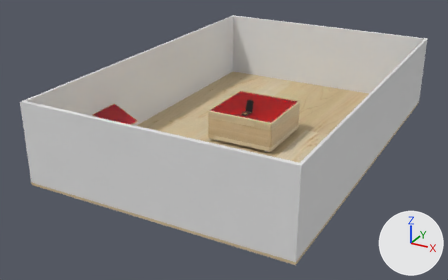
One commit to the Blender file Model_Final.blend: the scene before it, then after it.
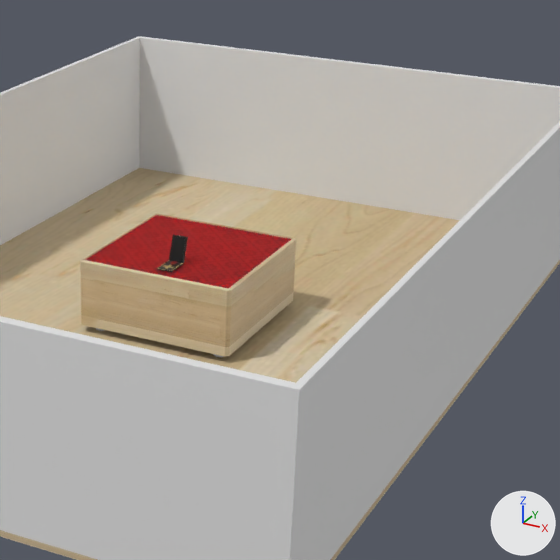
Each version appears first whole from a 50 mm lens placed at (10.26, -21.22, 10.21), pointed at (-0.79, -1.13, 0.17), and next in a close-up on the part from 39% to 92% of the width and 0% to 85% of the height. The lights are fixed; the arrows at lower right show +X, +Y and +Z.

The older version as bpy lines, for what is in view:
```python
ob_3d_model_001 = bpy.data.objects.new('3d-model.001', me_3d_model_001)
ob_3d_model_001.location = (0.09, -0.85, 1.4)
ob_3d_model_001.rotation_euler = (1.571, 0.0, 0.0)  # degrees (90, 0, 0)
ob_3d_model_001.scale = (0.015, 0.015, 0.015)
ob_floor = bpy.data.objects.new('Floor', me_cube_001)
ob_floor.location = (0.0, 0.0, 0.05)
ob_floor.scale = (5.0, 7.5, 0.05)
ob_tu_to_khong_kinh = bpy.data.objects.new('Tu_to_khong_kinh', me_cube_cube_001)
ob_tu_to_khong_kinh.location = (0.0, 0.0, 0.1)
ob_tu_to_khong_kinh.rotation_euler = (1.571, 0.0, 0.0)  # degrees (90, 0, 0)
ob_tu_to_khong_kinh.scale = (1.4, 1.18, 1.4)
# also in view: 'Wall' at (0.0, 0.0, 1.6)
```
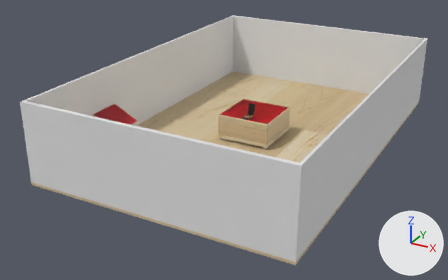
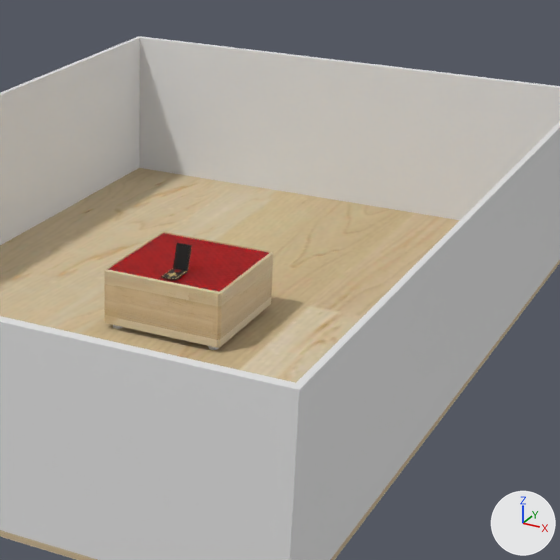
Location of each change, [x1, y1, x2, y2] in pixels of the close-ups (560 x 560 px):
'Tu_to_khong_kinh', rescaled (22% narrower, 19% shorter): before [80, 214, 296, 357]; after [104, 232, 273, 348]
'3d-model.001', moved: before [157, 234, 188, 272]; after [161, 243, 192, 280]

What changed in the scene script:
```text
Change ob_3d_model_001:
    ob_3d_model_001.location: (0.09, -0.85, 1.4) -> (0.09, -0.69, 1.21)
Change ob_tu_to_khong_kinh:
    ob_tu_to_khong_kinh.scale: (1.4, 1.18, 1.4) -> (1.1, 0.982, 1.1)
```
